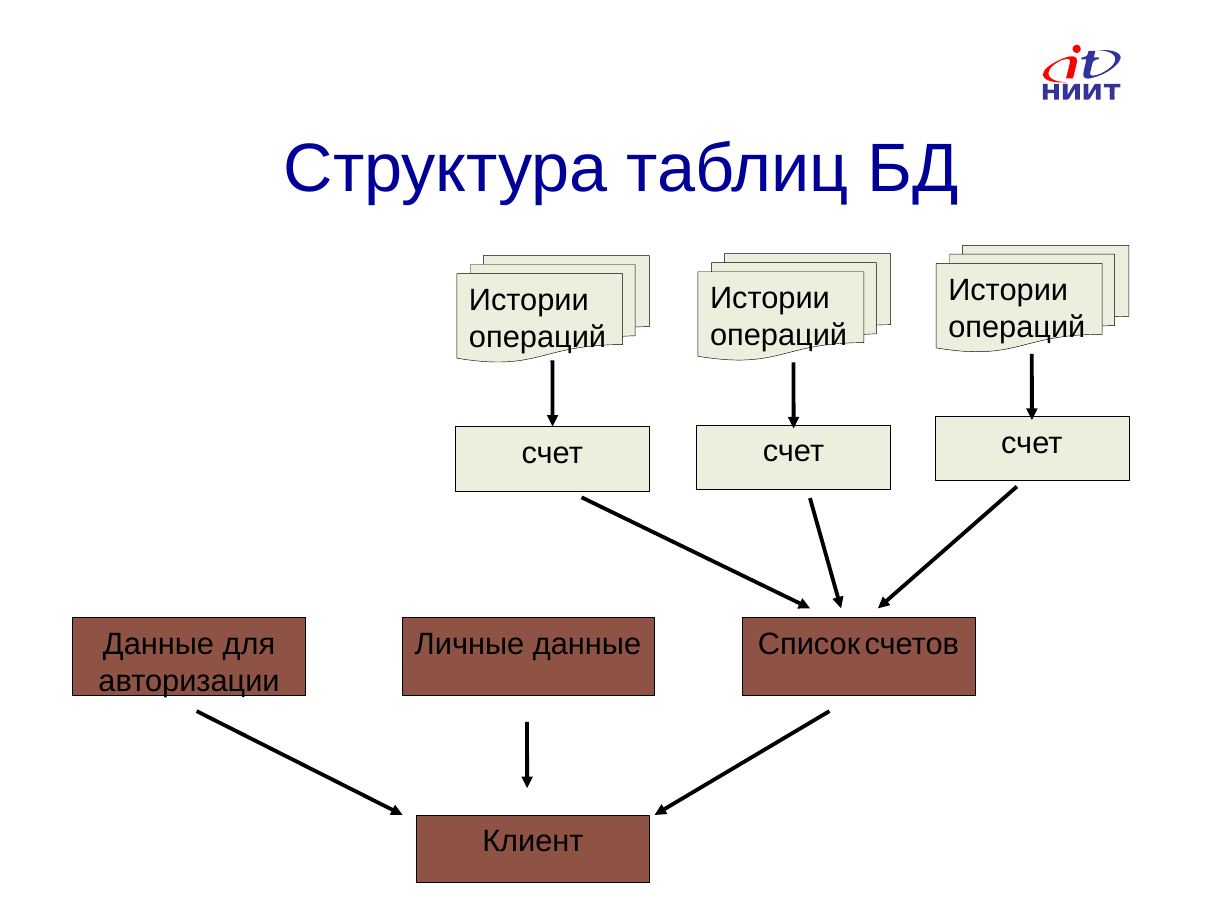
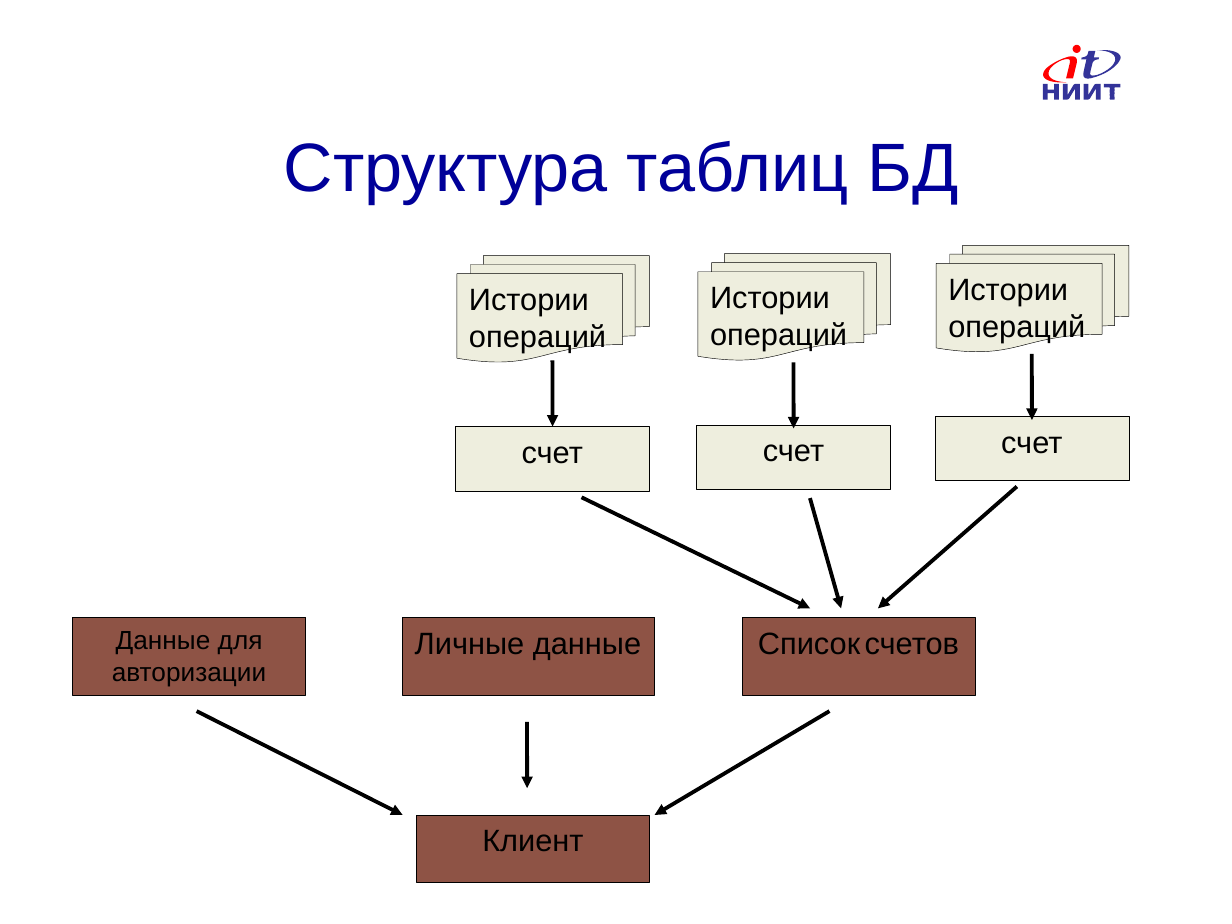
Before and after one commit to AndreyAMolkov/ProgramModelBank, a slide deck: slide 6 of BKP/molkov_bank_new.ppt. Drawn at 1232x924 pixels with LibreOffice and Linux fonts; fonts in the diff are those of the drawing; background and template pictures are left out. Boxes give left, top, right and bottom in pixels: in the first picture for what was removed or moved away, otherwise in the second. Text is boxed around its words. In the diff, an @@ line names an element or a change of style, - is before the commit and + after.

```diff
--- a/BKP/molkov_bank_new.ppt
+++ b/BKP/molkov_bank_new.ppt
@@ rectangle "Данные для авторизации" at [73, 617, 306, 695]: size 18 to 15.3 pt @@
```
Also in this commit, not shown: 2 other slides changed, 13 other files.
